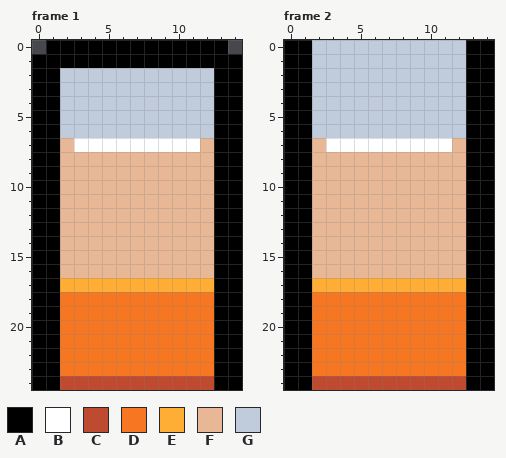
Two versions of one pixel-art file, .project/walls.aseprite. Above, as it was before the edit.
15x25 pixels, 16 frames. Shown: frame 1, frame 2. The commit also changed other frames, which this record leaves out.
Palette (. is transparent): A #000000  B #ffffff  C #be4a2f  D #f77622  E #feae34  F #e8b796  G #c0cbdc
Pixels before, frame 1, first column x 0:
 0 .AAAAAAAAAAAAA.
 1 AAAAAAAAAAAAAAA
 2 AAGGGGGGGGGGGAA
 3 AAGGGGGGGGGGGAA
 4 AAGGGGGGGGGGGAA
 5 AAGGGGGGGGGGGAA
 6 AAGGGGGGGGGGGAA
 7 AAFBBBBBBBBBFAA
 8 AAFFFFFFFFFFFAA
 9 AAFFFFFFFFFFFAA
10 AAFFFFFFFFFFFAA
11 AAFFFFFFFFFFFAA
12 AAFFFFFFFFFFFAA
13 AAFFFFFFFFFFFAA
14 AAFFFFFFFFFFFAA
15 AAFFFFFFFFFFFAA
16 AAFFFFFFFFFFFAA
17 AAEEEEEEEEEEEAA
18 AADDDDDDDDDDDAA
19 AADDDDDDDDDDDAA
20 AADDDDDDDDDDDAA
21 AADDDDDDDDDDDAA
22 AADDDDDDDDDDDAA
23 AADDDDDDDDDDDAA
24 AACCCCCCCCCCCAA
Pixels before, frame 2, first column x 0:
 0 AAGGGGGGGGGGGAA
 1 AAGGGGGGGGGGGAA
 2 AAGGGGGGGGGGGAA
 3 AAGGGGGGGGGGGAA
 4 AAGGGGGGGGGGGAA
 5 AAGGGGGGGGGGGAA
 6 AAGGGGGGGGGGGAA
 7 AAFBBBBBBBBBFAA
 8 AAFFFFFFFFFFFAA
 9 AAFFFFFFFFFFFAA
10 AAFFFFFFFFFFFAA
11 AAFFFFFFFFFFFAA
12 AAFFFFFFFFFFFAA
13 AAFFFFFFFFFFFAA
14 AAFFFFFFFFFFFAA
15 AAFFFFFFFFFFFAA
16 AAFFFFFFFFFFFAA
17 AAEEEEEEEEEEEAA
18 AADDDDDDDDDDDAA
19 AADDDDDDDDDDDAA
20 AADDDDDDDDDDDAA
21 AADDDDDDDDDDDAA
22 AADDDDDDDDDDDAA
23 AADDDDDDDDDDDAA
24 AACCCCCCCCCCCAA
New version:
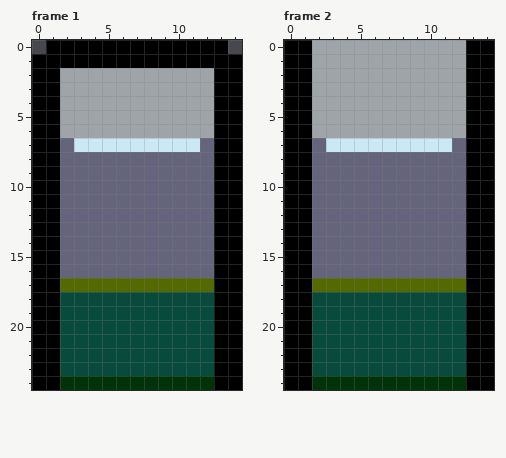
Edits made:
colour B: #ffffff -> #cbe8f7
colour C: #be4a2f -> #003308
colour D: #f77622 -> #084a3c
colour E: #feae34 -> #546a00
colour F: #e8b796 -> #64647c
colour G: #c0cbdc -> #9ea4a7
